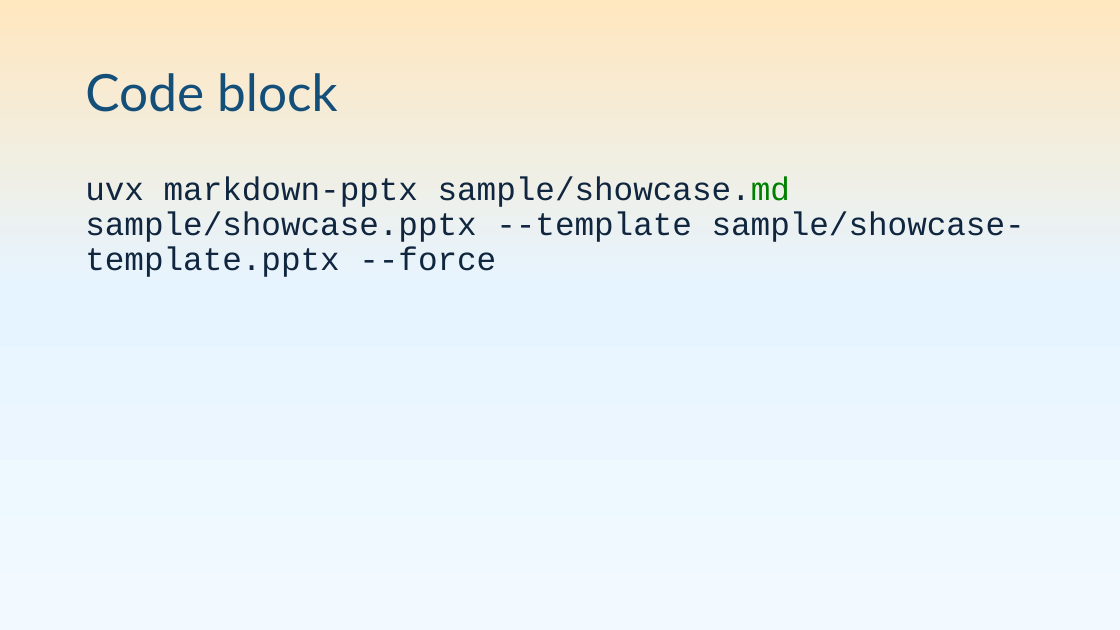
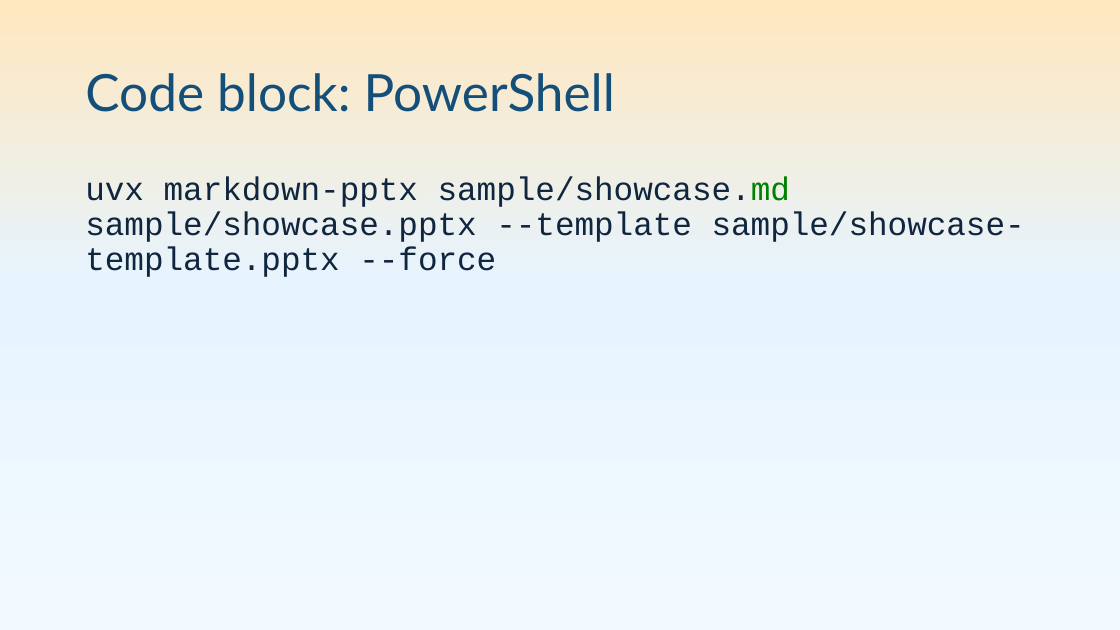
Before and after one commit to pseudosavant/markdown-pptx, a slide deck: slide 27 of sample/showcase.pptx. Drawn at 1120x630 pixels with LibreOffice and Linux fonts; fonts in the diff are those of the drawing. Boxes give left, top, right and bottom in pixels: in the first picture for what was removed or moved away, otherwise in the second. Text is boxed around its words. In the diff, an @@ line names an element or a change of style, - is before the commit and + after.

```diff
--- a/sample/showcase.pptx
+++ b/sample/showcase.pptx
@@ title at [85,73,615,112]: text changed @@
-Code block
+Code block: PowerShell
```
Also in this commit, not shown: 4 slides added, 1 other file.
